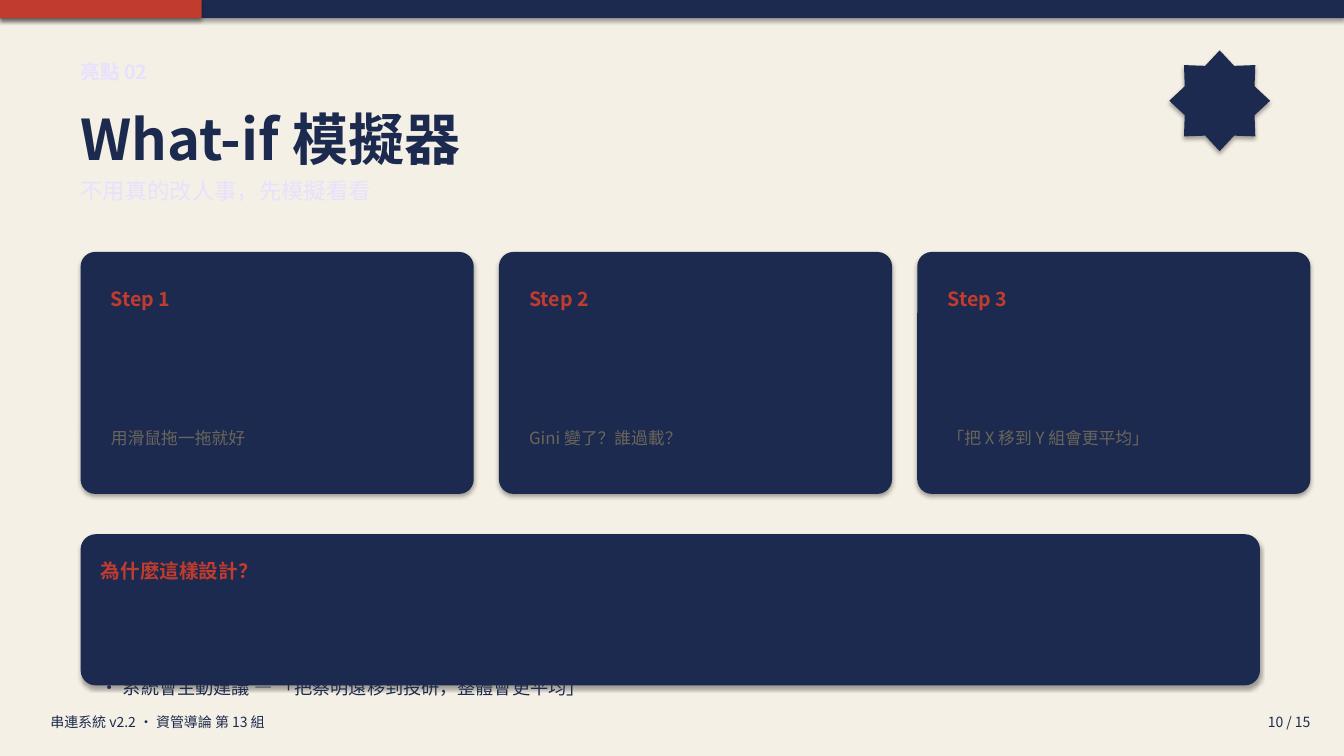
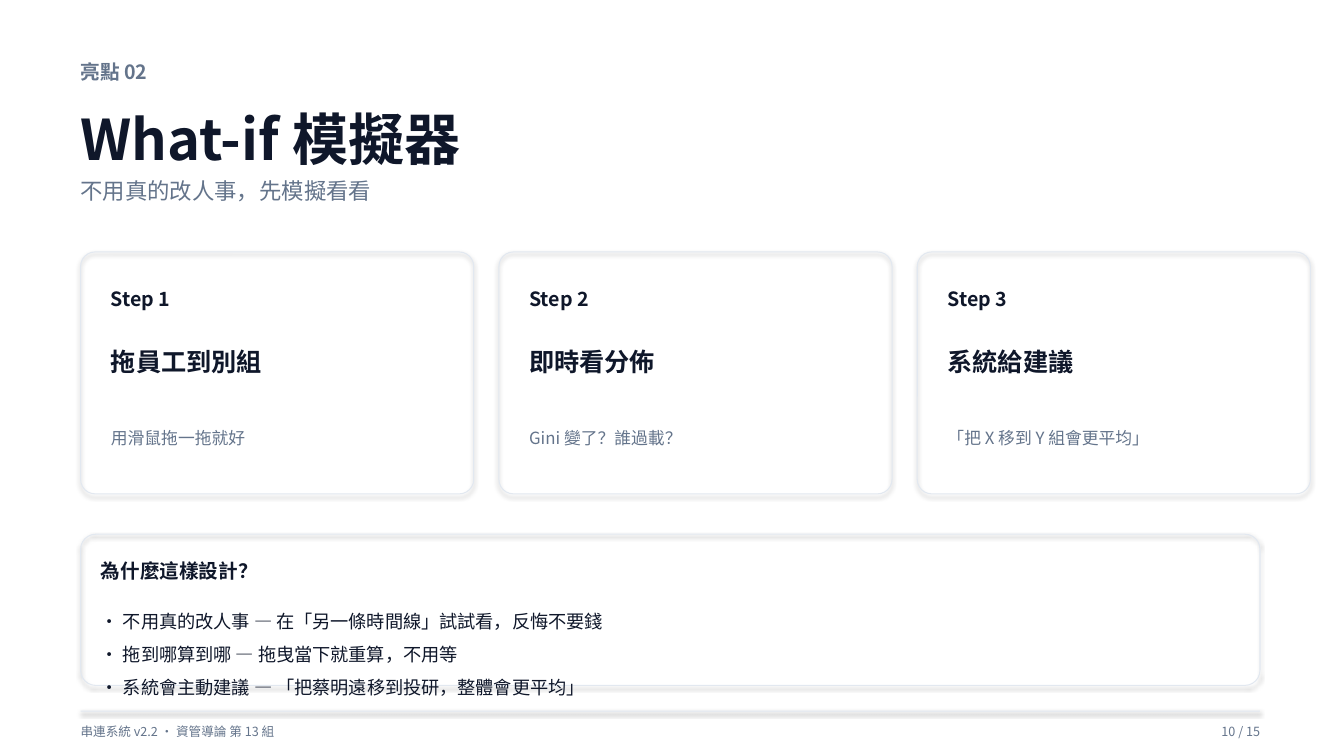
Before and after one commit to Peter2594/chuanlien-system-v2, a slide deck: slide 10 of docs/串連系統_簡報.pptx. Drawn at 1344x756 pixels with LibreOffice and Linux fonts; fonts in the diff are those of the drawing. Boxes give left, top, right and bottom in pixels: in the first picture for what was removed or moved away, otherwise in the second. Text is boxed around its words. In the diff, an @@ line names an element or a change of style, - is before the commit and + after.

```diff
--- a/docs/串連系統_簡報.pptx
+++ b/docs/串連系統_簡報.pptx
@@ rectangle at (x1=0, y1=0, x2=1344, y2=756): fill #F5F0E5 to #FFFFFF @@
@@ rectangle removed at (x1=0, y1=0, x2=202, y2=18) @@
@@ star removed at (x1=1170, y1=50, x2=1270, y2=151) @@
@@ text added at (x1=81, y1=62, x2=147, y2=81), 14 pt, text #64748B, bold @@
+亮點 02
@@ text "What-if 模擬器" at (x1=81, y1=112, x2=460, y2=165): text colour #1B2A4E to #0F172A @@
@@ text added at (x1=81, y1=180, x2=371, y2=201), 16 pt, text #64748B @@
+不用真的改人事，先模擬看看
@@ text added at (x1=111, y1=349, x2=262, y2=374), 18 pt, text #0F172A, bold @@
+拖員工到別組
@@ text added at (x1=529, y1=349, x2=655, y2=374), 18 pt, text #0F172A, bold @@
+即時看分佈
@@ text added at (x1=947, y1=349, x2=1073, y2=374), 18 pt, text #0F172A, bold @@
+系統給建議
@@ text colour #6B665C to #64748B in 3 elements at (x1=111, y1=430, x2=245, y2=446), (x1=529, y1=430, x2=682, y2=446), (x1=947, y1=430, x2=1149, y2=446) @@
@@ fill #1B2A4E to none; outline none to #E2E8F0 0.75 pt in 4 elements at (x1=81, y1=252, x2=474, y2=494), (x1=499, y1=252, x2=892, y2=494), (x1=918, y1=252, x2=1311, y2=494), (x1=81, y1=534, x2=1260, y2=686) @@
@@ text colour #C13C2E to #0F172A in 4 elements at (x1=111, y1=291, x2=171, y2=311), (x1=529, y1=291, x2=589, y2=311), (x1=947, y1=291, x2=1008, y2=311), (x1=101, y1=561, x2=258, y2=580) @@
@@ text "• 不用真的改人事 — 在「另一條時間線」試試看，反悔不要錢" at (x1=123, y1=612, x2=603, y2=696): text colour #1B2A4E to #0F172A @@
@@ rectangle resized from (x1=0, y1=0, x2=1344, y2=18) to (x1=81, y1=711, x2=1260, y2=712) @@
@@ rectangle at (x1=81, y1=711, x2=1260, y2=712): fill #1B2A4E to #E2E8F0 @@
@@ text "串連系統 v2.2 · 資管導論 第 ..." moved from (x1=50, y1=715, x2=265, y2=728) to (x1=81, y1=725, x2=275, y2=737) @@
@@ text "串連系統 v2.2 · 資管導論 第 ..." at (x1=81, y1=725, x2=275, y2=737): size 10 to 9 pt, text colour #1B2A4E to #64748B @@
@@ text "10 / 15" at (x1=1221, y1=726, x2=1260, y2=736): size 10 to 9 pt, text colour #1B2A4E to #64748B @@
@@ text "10 / 15" moved from (x1=1268, y1=716, x2=1311, y2=727) to (x1=1221, y1=726, x2=1260, y2=736) @@
```
Also in this commit, not shown: 14 other slides changed, 1 other file.
